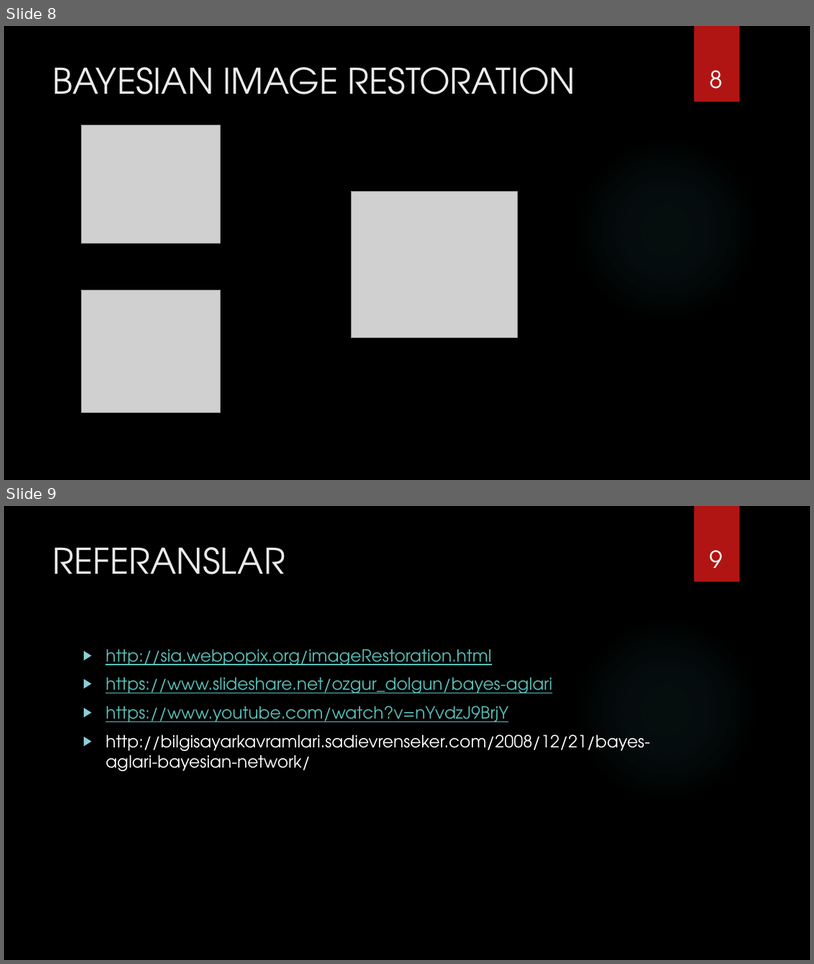
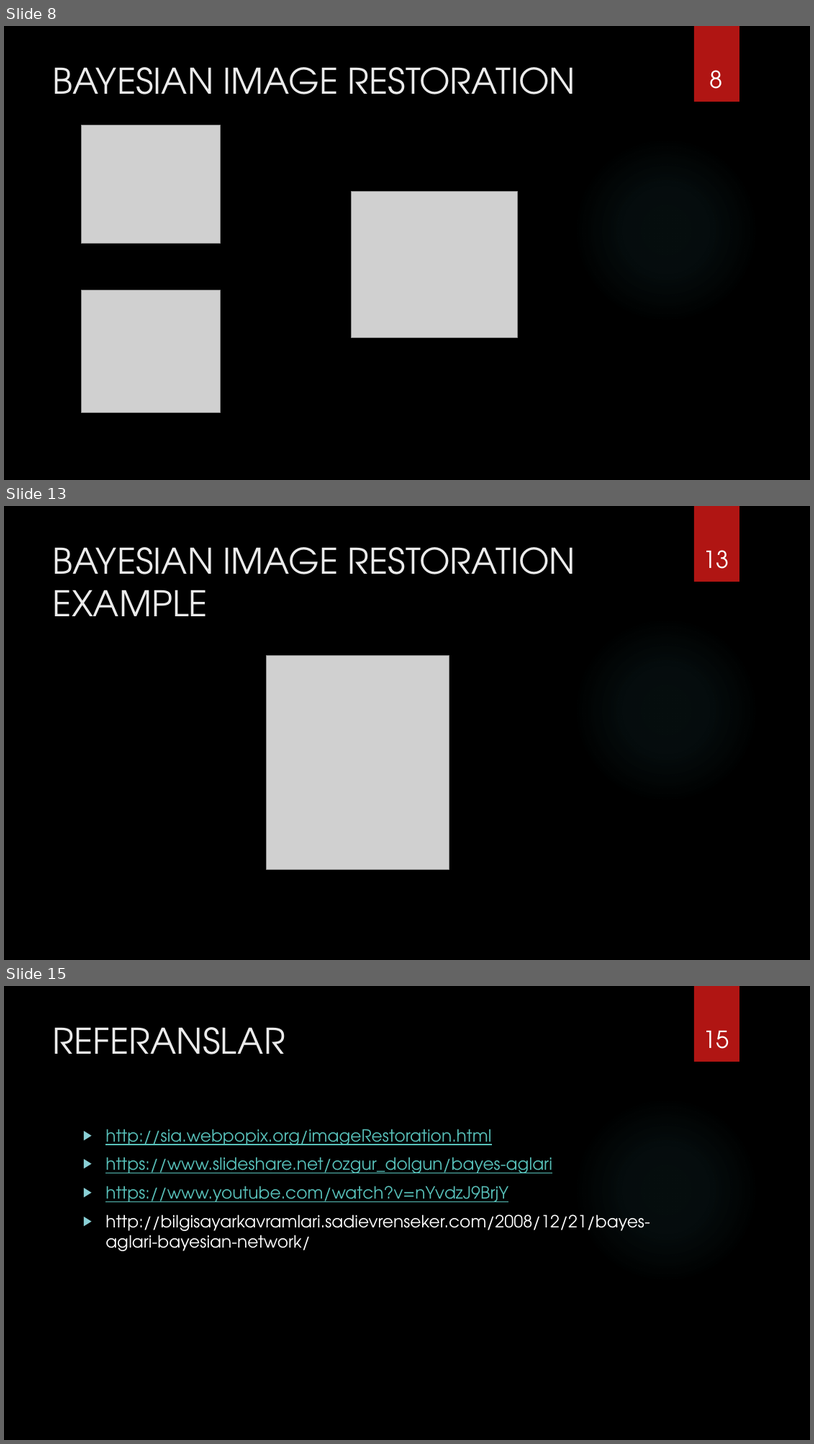
Before and after one commit to resobyte/ImageRestorationR, a slide deck: 130202079_81_140202042.pptx. Shown one above the other, each under a label of ours: slides 8 and 9 before the commit, slides 8, 13 and 15 after it; the slides between them are not shown. The pictures are 814x964 and 814x1444 pixels, drawn with LibreOffice and Linux fonts; fonts in the diff are those of the drawing; grey boxes stand for pictures; background and template pictures are left out. Boxes give left, top, right and bottom in pixels: in the first picture for what was removed or moved away, otherwise in the second. Text is boxed around its words. In the diff, an @@ line names an element or a change of style, - is before the commit and + after.

```diff
--- a/130202079_81_140202042.pptx
+++ b/130202079_81_140202042.pptx
@@ slide 13 added at (4,506,810,960), background picture (left out); not listed: 2 template elements that a slide beside it also shows @@
@@ title added at (53,547,576,616), 42 pt, text #EBEBEB @@
+BAYESIAN IMAGE RESTORATION
+EXAMPLE
@@ page number added at (703,550,729,569), 28 pt, text #FFFFFF @@
+13
@@ picture added at (267,656,449,869) @@
@@ what was slide 9 is now slide 15 @@
@@ page number at (703,1031,729,1049): text changed @@
-9
+15
```
Also in this commit, not shown: 5 other slides added.
